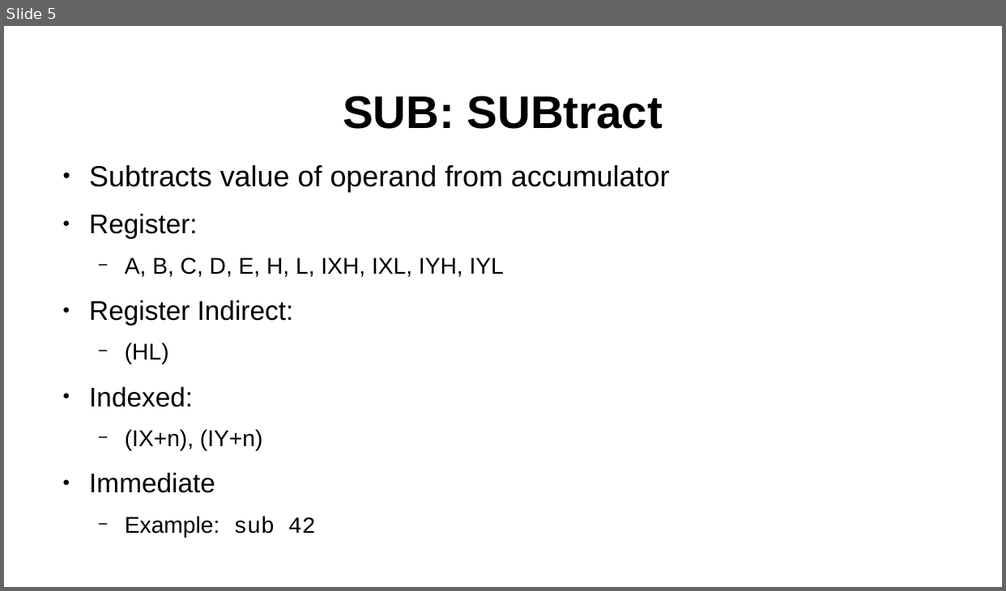
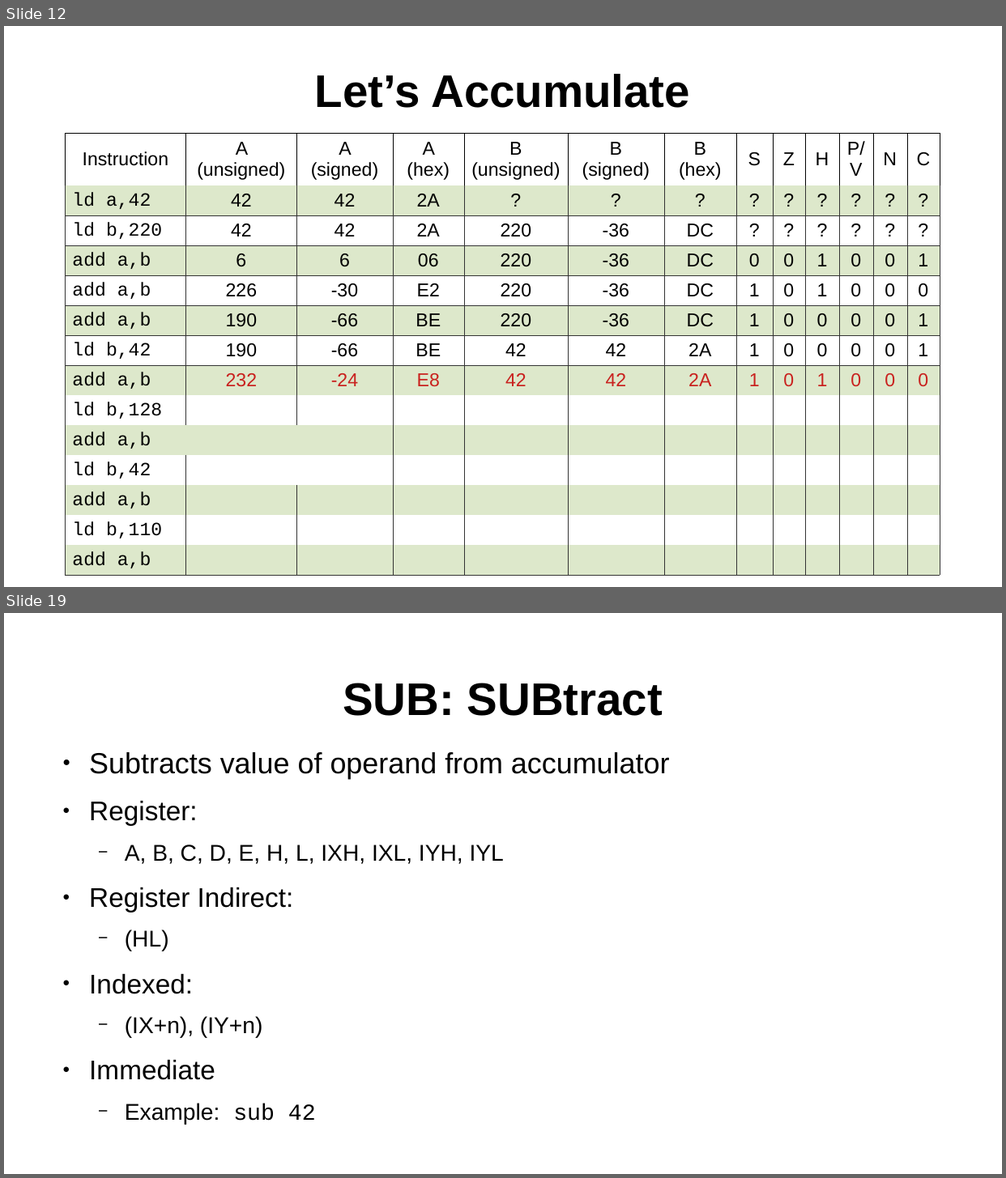
Before and after one commit to SlithyMatt/zxs-assembly-tutorial, a slide deck: Lesson5/Lesson5.odp. Shown one above the other, each under a label of ours: slide 5 before the commit, slides 12 and 19 after it; the slides between them are not shown. The pictures are 1006x591 and 1006x1178 pixels, drawn with LibreOffice and Linux fonts; fonts in the diff are those of the drawing. Boxes give left, top, right and bottom in pixels: in the first picture for what was removed or moved away, otherwise in the second. Text is boxed around its words. In the diff, an @@ line names an element or a change of style, - is before the commit and + after.

```diff
--- a/Lesson5/Lesson5.odp
+++ b/Lesson5/Lesson5.odp
@@ slide 12 added at (x1=4, y1=26, x2=1002, y2=587), background #FFFFFF @@
@@ title added at (x1=315, y1=74, x2=690, y2=108), 44 pt, text #000000, bold @@
+Let’s Accumulate
@@ table added at (x1=65, y1=133, x2=938, y2=572), 14 rows, 13 columns @@
+Instruction | A (unsigned) | A (signed) | A (hex) | B (unsigned) | B (signed) | B (hex) | S | Z | H | P/V | N | C
+ld a,42 | 42 | 42 | 2A | ? | ? | ? | ? | ? | ? | ? | ? | ?
+ld b,220 | 42 | 42 | 2A | 220 | -36 | DC | ? | ? | ? | ? | ? | ?
+add a,b | 6 | 6 | 06 | 220 | -36 | DC | 0 | 0 | 1 | 0 | 0 | 1
+add a,b | 226 | -30 | E2 | 220 | -36 | DC | 1 | 0 | 1 | 0 | 0 | 0
+add a,b | 190 | -66 | BE | 220 | -36 | DC | 1 | 0 | 0 | 0 | 0 | 1
+ld b,42 | 190 | -66 | BE | 42 | 42 | 2A | 1 | 0 | 0 | 0 | 0 | 1
+add a,b | 232 | -24 | E8 | 42 | 42 | 2A | 1 | 0 | 1 | 0 | 0 | 0
+ld b,128 |  |  |  |  |  |  |  |  |  |  |  | 
+add a,b |  |  |  |  |  |  |  |  |  |  |  | 
+ld b,42 |  |  |  |  |  |  |  |  |  |  |  | 
+add a,b |  |  |  |  |  |  |  |  |  |  |  | 
+ld b,110 |  |  |  |  |  |  |  |  |  |  |  | 
+add a,b |  |  |  |  |  |  |  |  |  |  |  | 
@@ what was slide 5 is now slide 19 @@
```
Also in this commit, not shown: 15 other slides added, 1 slide removed, 2 other files.
